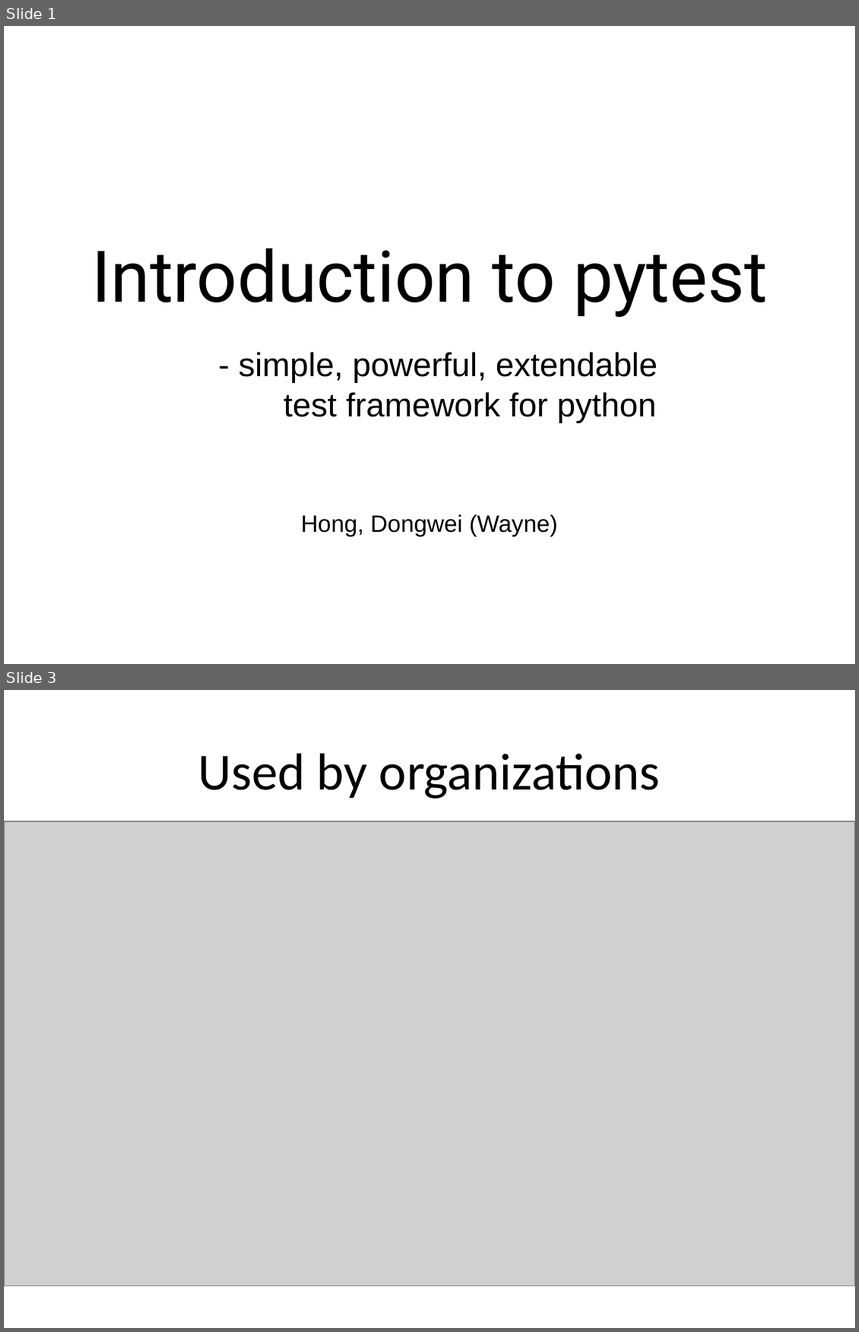
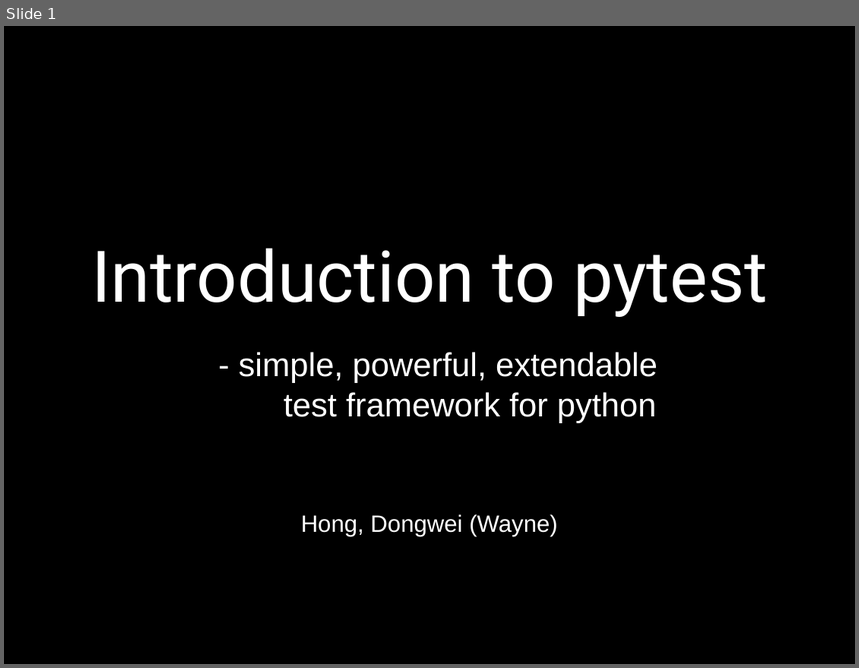
Before and after one commit to hdw868/pytest_demo, a slide deck: docs/Introduction to pytest.pptx. Shown one above the other, each under a label of ours: slides 1 and 3 before the commit, slide 1 after it; the slides between them are not shown. The pictures are 859x1332 and 859x668 pixels, drawn with LibreOffice and Linux fonts; fonts in the diff are those of the drawing; grey boxes stand for pictures. Boxes give left, top, right and bottom in pixels: in the first picture for what was removed or moved away, otherwise in the second. Text is boxed around its words. In the diff, an @@ line names an element or a change of style, - is before the commit and + after.

```diff
--- a/docs/Introduction to pytest.pptx
+++ b/docs/Introduction to pytest.pptx
@@ slide 3 removed at box(4, 690, 855, 1328), background #FFFFFF @@
@@ title removed at box(199, 753, 660, 799) @@
-Used by organizations
@@ picture removed at box(4, 822, 855, 1287) @@
@@ slide 1 changed as well @@
@@ background #FFFFFF to #000000 @@
@@ text colour #000000 to #FFFFFF in 3 elements at box(91, 248, 768, 317), box(301, 515, 558, 537), box(239, 352, 658, 423) @@
```
Also in this commit, not shown: 11 other slides changed, 3 slides added, 1 other slide removed.
